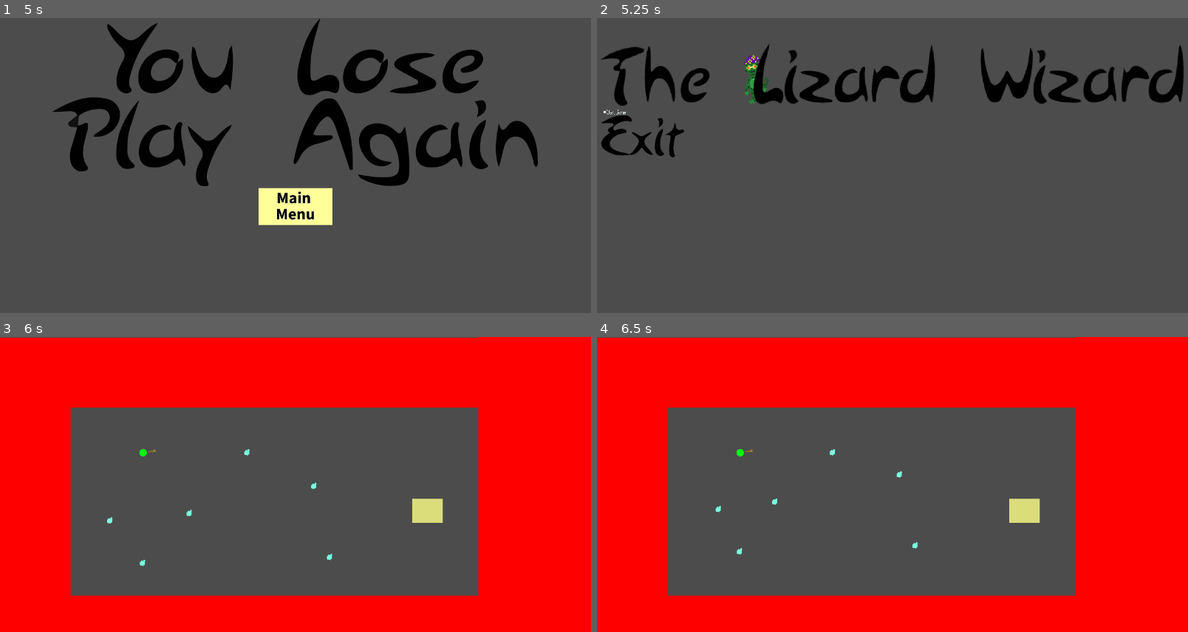
Above: before the commit, frames 1-4 (two rows, left to right).
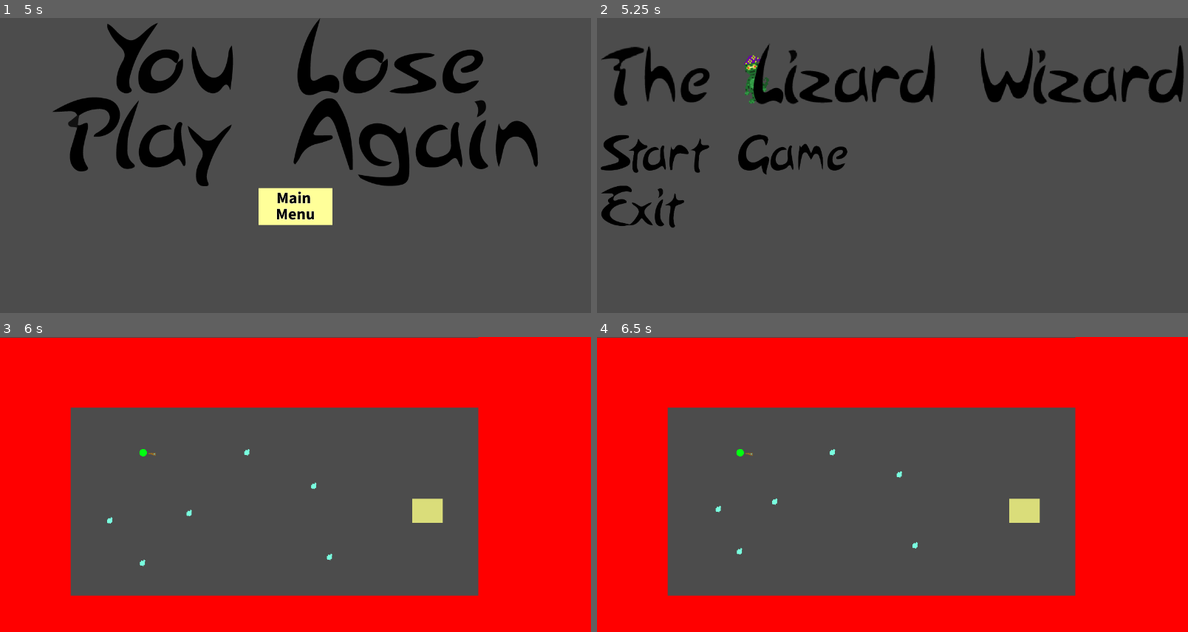
Above: after the commit, the same moments.

Repository: bentuttle2000/Game-Jam-F2021-2pm
Game: Godot game, scene res://Stages/StageOne.tscn
Two runs of this game, one before a commit and one after it. Both use one fixed random seed, a clock stepped at 60 frames per second and the inputs below.
Inputs (mouse positions are in pixels of both pictures, inside the frame that each line leads up to; where the layout moved, square brackets give the same spot in the first picture):
- Up to frame 1 (5 s): move the mouse to (425, 150) at 0.52 s; press the mouse at (425, 150) at 0.53 s; hold D (ui_right) 0.53-1.28 s; move the mouse to (177, 180) at 1.27 s; release the mouse at (177, 180) at 1.28 s; hold S (ui_down) 1.28-2.03 s; tap E (use_action) at 1.35, 2.85, 4.35 s; move the mouse to (354, 100) at 2.02 s; press the mouse at (354, 100) at 2.03 s; hold D (ui_right) 2.03-2.78 s; move the mouse to (265, 224) at 2.77 s; release the mouse at (265, 224) at 2.78 s; hold W (ui_up) 2.78-3.53 s; move the mouse to (472, 209) at 3.52 s; press the mouse at (472, 209) at 3.53 s; hold A (ui_left) from 3.53 s (still down); move the mouse to (118, 121) at 4.27 s; release the mouse at (118, 121) at 4.28 s
- Up to frame 2 (5.25 s): release A (ui_left) at 5 s; click (892, 206) at 5 s
- Up to frame 3 (6 s): click (295, 472) [295, 431] at 5.75 s
- Up to frame 4 (6.5 s): no input

Frame 1 is identical in both runs. In frame 2, 2.5% of the frame differs, in the area x 0-43%, y 31-71%; in frame 3, less than 0.1%; in frame 4, less than 0.1%.

Commit message:
Replaced additional GUI Elements

Diff:
--- a/GameJam/Objects/NPC.tscn
+++ b/GameJam/Objects/NPC.tscn
@@ -1,7 +1,8 @@
 [gd_scene load_steps=4 format=2]
 
 [ext_resource path="res://Assets/Sign.png" type="Texture" id=1]
-[ext_resource path="res://Objects/NPC.gd" type="Script" id=2]
+[ext_resource path="res://Scripts/NPC.gd" type="Script" id=2]
+
 
 [sub_resource type="RectangleShape2D" id=1]
 extents = Vector2( 48, 40 )
--- a/GameJam/Objects/Player.tscn
+++ b/GameJam/Objects/Player.tscn
@@ -1,8 +1,9 @@
 [gd_scene load_steps=5 format=2]
 
 [ext_resource path="res://Assets/Player.png" type="Texture" id=1]
-[ext_resource path="res://Objects/Player.gd" type="Script" id=2]
+[ext_resource path="res://Scripts/Player.gd" type="Script" id=2]
 [ext_resource path="res://Objects/Wand.tscn" type="PackedScene" id=3]
+
 
 [sub_resource type="CircleShape2D" id=1]
 radius = 8.517
--- a/GameJam/Objects/Projectile.tscn
+++ b/GameJam/Objects/Projectile.tscn
@@ -1,7 +1,8 @@
 [gd_scene load_steps=4 format=2]
 
 [ext_resource path="res://Assets/projectile.png" type="Texture" id=1]
-[ext_resource path="res://Objects/Projectile.gd" type="Script" id=2]
+[ext_resource path="res://Scripts/Projectile.gd" type="Script" id=2]
+
 
 [sub_resource type="RectangleShape2D" id=1]
 extents = Vector2( 7.80135, 7.97718 )
--- a/GameJam/Objects/SceneTransition.tscn
+++ b/GameJam/Objects/SceneTransition.tscn
@@ -1,6 +1,7 @@
 [gd_scene load_steps=3 format=2]
 
-[ext_resource path="res://Objects/SceneTransition.gd" type="Script" id=1]
+[ext_resource path="res://Scripts/SceneTransition.gd" type="Script" id=1]
+
 
 [sub_resource type="Animation" id=1]
 resource_name = "Fade"
--- a/GameJam/Objects/Wand.tscn
+++ b/GameJam/Objects/Wand.tscn
@@ -1,7 +1,8 @@
 [gd_scene load_steps=3 format=2]
 
 [ext_resource path="res://Assets/wand.png" type="Texture" id=1]
-[ext_resource path="res://Objects/Wand.gd" type="Script" id=2]
+[ext_resource path="res://Scripts/Wand.gd" type="Script" id=2]
+
 
 [node name="Wand" type="Node2D"]
 script = ExtResource( 2 )
--- a/GameJam/Stages/SplashScene.tscn
+++ b/GameJam/Stages/SplashScene.tscn
@@ -2,7 +2,8 @@
 
 [ext_resource path="res://Assets/NovaLogo.jpg" type="Texture" id=1]
 [ext_resource path="res://Objects/SceneTransition.tscn" type="PackedScene" id=2]
-[ext_resource path="res://Objects/SplashScene.gd" type="Script" id=3]
+[ext_resource path="res://Scripts/SplashScene.gd" type="Script" id=3]
+
 
 [node name="Splash" type="Sprite"]
 position = Vector2( 640, 320 )
--- a/GameJam/Stages/StartScreen.tscn
+++ b/GameJam/Stages/StartScreen.tscn
@@ -1,11 +1,9 @@
-[gd_scene load_steps=7 format=2]
+[gd_scene load_steps=5 format=2]
 
-[ext_resource path="res://Assets/start game button.png.png" type="Texture" id=1]
-[ext_resource path="res://Assets/StartButton_Selected.png" type="Texture" id=2]
+[ext_resource path="res://Assets/StartGameButton.png" type="Texture" id=1]
 [ext_resource path="res://Assets/ThelizardWizard.png" type="Texture" id=3]
 [ext_resource path="res://Assets/ExitButton.png" type="Texture" id=4]
-[ext_resource path="res://Assets/ExitButton_Selected.png" type="Texture" id=5]
-[ext_resource path="res://Stages/StartScreen.gd" type="Script" id=6]
+[ext_resource path="res://StartScreen.gd" type="Script" id=6]
 
 [node name="StartScreen" type="Node"]
 script = ExtResource( 6 )
@@ -30,9 +28,9 @@
 [node name="VBoxContainer" type="VBoxContainer" parent="MarginContainer"]
 margin_top = 100.0
 margin_right = 2570.0
-margin_bottom = 551.0
+margin_bottom = 842.0
 size_flags_horizontal = 4
-custom_constants/separation = 16
+custom_constants/separation = 115
 
 [node name="Title Image" type="TextureRect" parent="MarginContainer/VBoxContainer"]
 margin_right = 2570.0
@@ -40,22 +38,21 @@
 texture = ExtResource( 3 )
 
 [node name="VBoxContainer" type="VBoxContainer" parent="MarginContainer/VBoxContainer"]
-margin_top = 262.0
+margin_top = 361.0
 margin_right = 2570.0
-margin_bottom = 451.0
+margin_bottom = 729.0
+custom_constants/separation = 43
 
 [node name="StartButton" type="TextureButton" parent="MarginContainer/VBoxContainer/VBoxContainer"]
 margin_right = 2570.0
-margin_bottom = 18.0
+margin_bottom = 158.0
 texture_normal = ExtResource( 1 )
-texture_focused = ExtResource( 2 )
 
 [node name="ExitButton" type="TextureButton" parent="MarginContainer/VBoxContainer/VBoxContainer"]
-margin_top = 22.0
+margin_top = 201.0
 margin_right = 2570.0
-margin_bottom = 189.0
+margin_bottom = 368.0
 texture_normal = ExtResource( 4 )
-texture_focused = ExtResource( 5 )
 
 [connection signal="pressed" from="MarginContainer/VBoxContainer/VBoxContainer/StartButton" to="." method="_on_StartButton_pressed"]
 [connection signal="pressed" from="MarginContainer/VBoxContainer/VBoxContainer/ExitButton" to="." method="_on_ExitButton_pressed"]
--- a/GameJam/WinScene.gd
+++ b/GameJam/WinScene.gd
@@ -4,4 +4,4 @@
 	pass
 
 func _on_TextureButton_button_up():
-	$SceneTransition.transition_to("res://Stages/SplashScene.tscn")
+	$SceneTransition.transition_to("res://Stages/StartScreen.tscn")
Renamed: GameJam/Objects/Enemy.gd -> GameJam/Scripts/Enemy.gd
Renamed: GameJam/Objects/NPC.gd -> GameJam/Scripts/NPC.gd
Renamed: GameJam/Objects/Player.gd -> GameJam/Scripts/Player.gd
Renamed: GameJam/Objects/Projectile.gd -> GameJam/Scripts/Projectile.gd
Renamed: GameJam/Objects/SceneTransition.gd -> GameJam/Scripts/SceneTransition.gd
Renamed: GameJam/Objects/SplashScene.gd -> GameJam/Scripts/SplashScene.gd
Renamed: GameJam/Objects/Wand.gd -> GameJam/Scripts/Wand.gd
Renamed: GameJam/Stages/StartScreen.gd -> GameJam/StartScreen.gd
